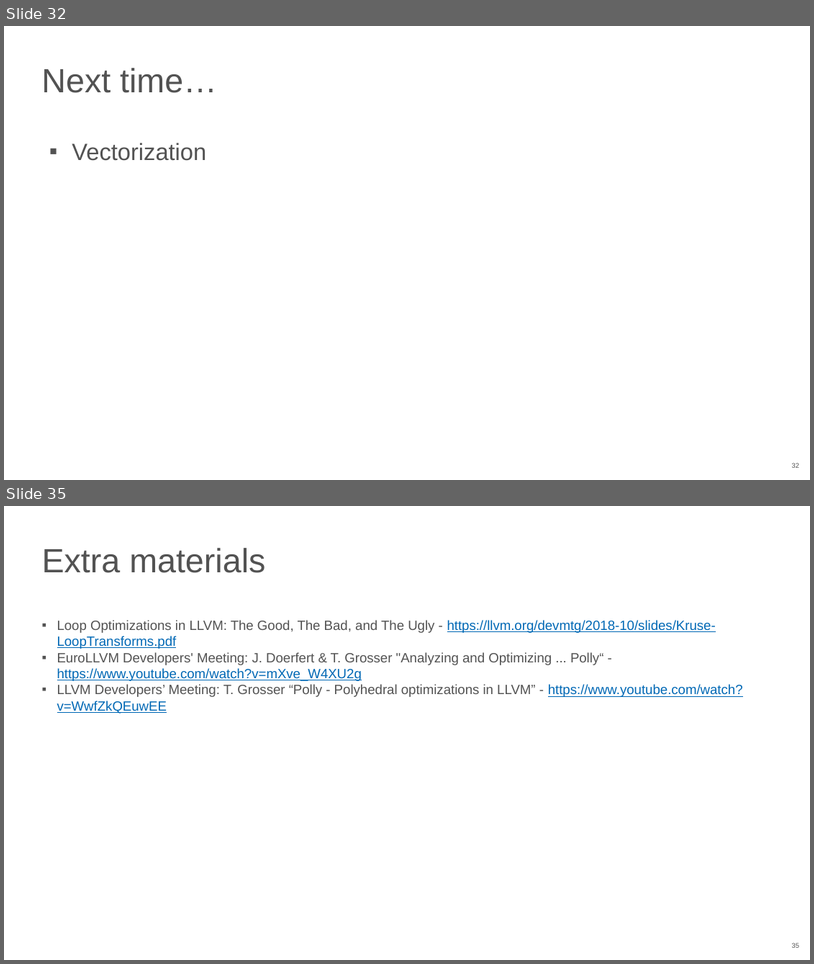
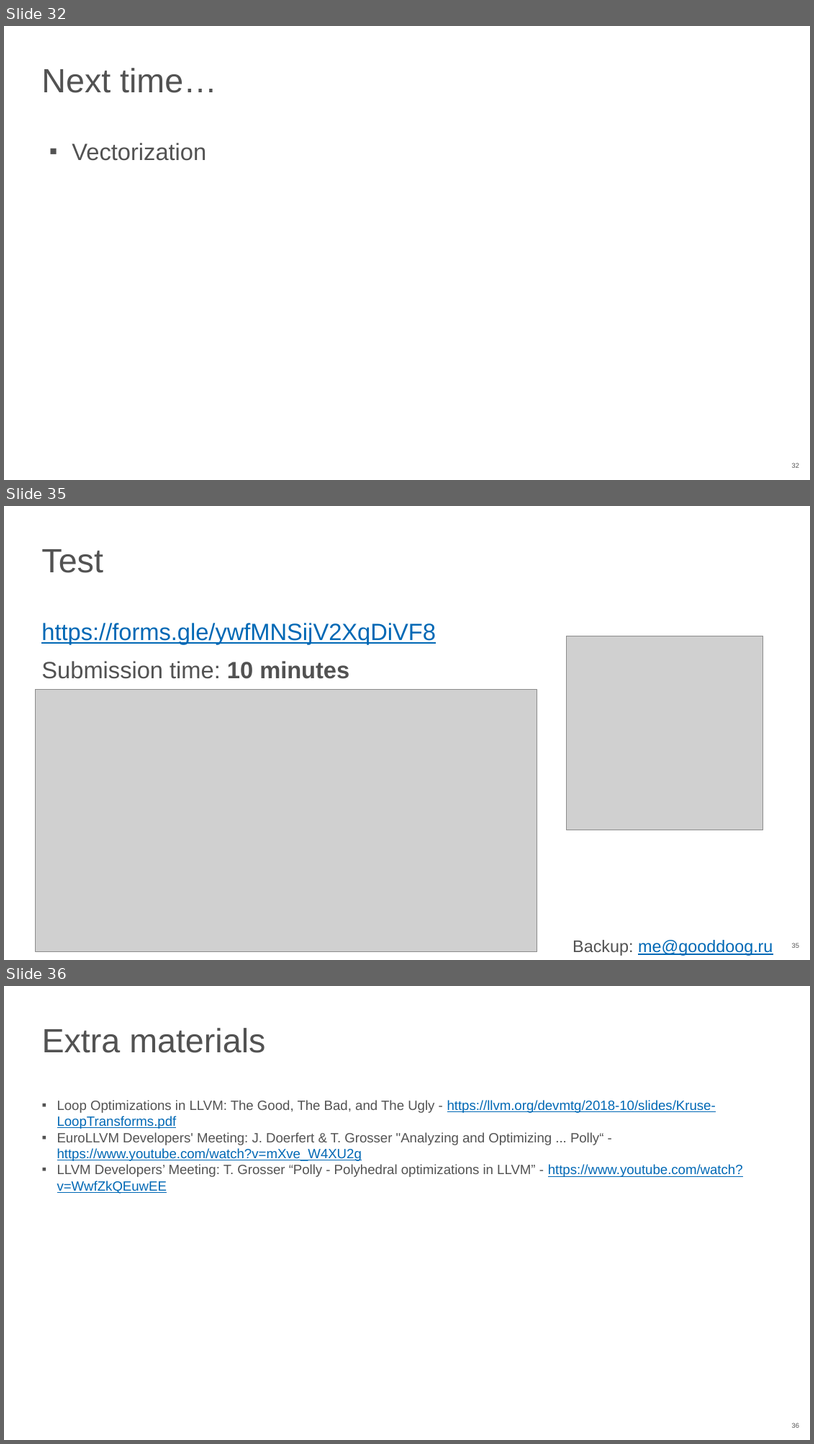
Before and after one commit to NN-complr-tech/Complr-course-lectures, a slide deck: 06-Optimizations-2.pptx. Shown one above the other, each under a label of ours: slides 32 and 35 before the commit, slides 32, 35 and 36 after it; the slides between them are not shown. The pictures are 814x964 and 814x1444 pixels, drawn with LibreOffice and Linux fonts; fonts in the diff are those of the drawing; grey boxes stand for pictures. Boxes give left, top, right and bottom in pixels: in the first picture for what was removed or moved away, otherwise in the second. Text is boxed around its words. In the diff, an @@ line names an element or a change of style, - is before the commit and + after.

```diff
--- a/06-Optimizations-2.pptx
+++ b/06-Optimizations-2.pptx
@@ slide 35 added at (4,506,810,960), background #FFFFFF; not listed: 1 template element that a slide beside it also shows @@
@@ title added at (41,549,103,573), 40 pt, text #525252 @@
+Test
@@ text added at (41,623,436,679), 28 pt, text #0068B5, underline @@
+https://forms.gle/ywfMNSijV2XqDiVF8
+Submission time: 10 minutes
@@ picture added at (567,636,764,830) @@
@@ picture added at (36,690,538,951) @@
@@ text added at (573,939,773,955), 20 pt, text #0068B5, underline @@
+Backup: me@gooddoog.ru
@@ what was slide 35 is now slide 36 @@
```
Also in this commit, not shown: 7 slides changed.
